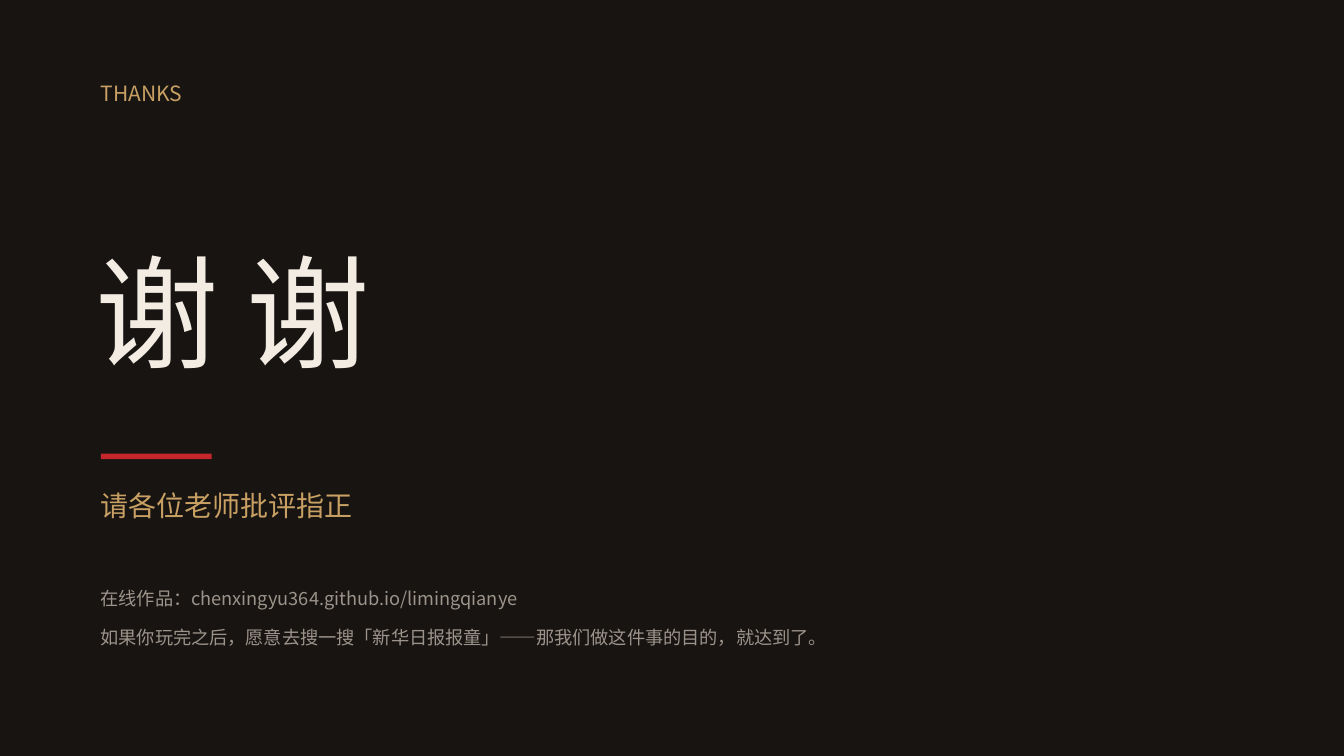
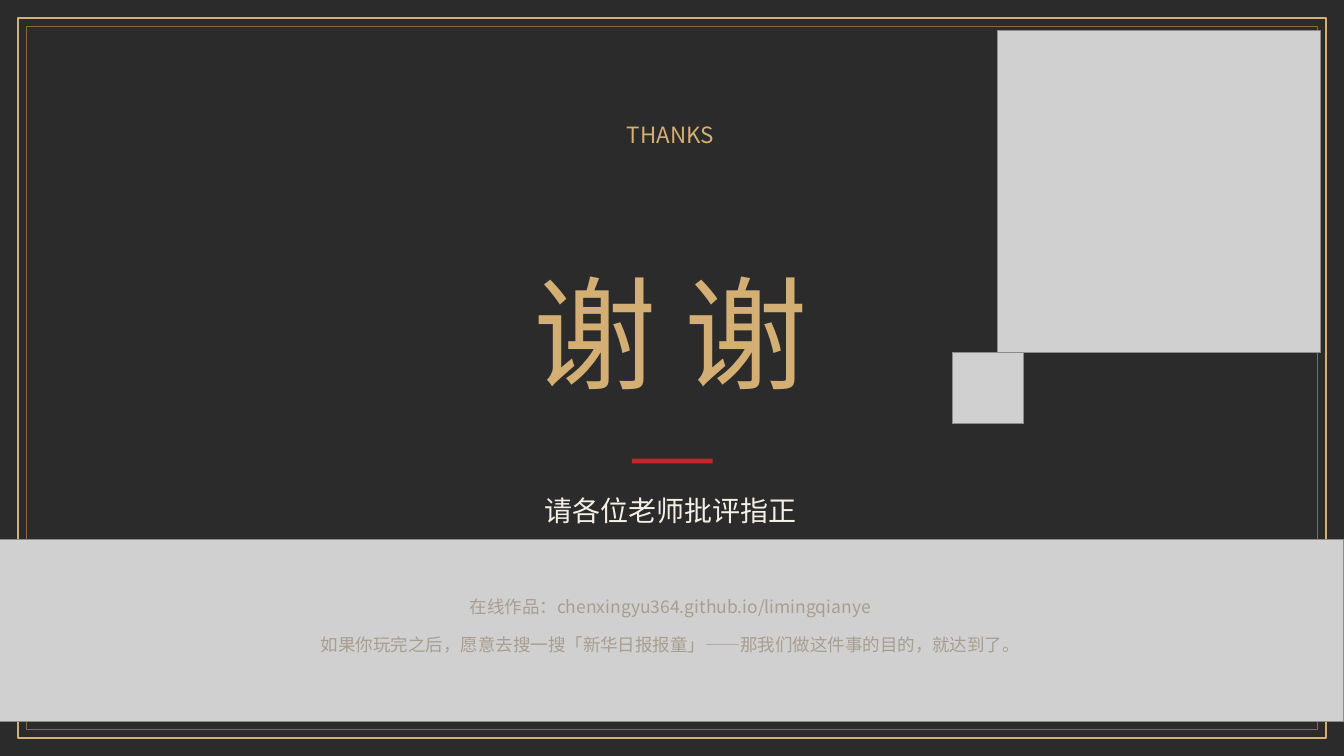
Before and after one commit to chenxingyu364/limingqianye, a slide deck: slide 10 of materials/defense-ppt.pptx. Drawn at 1344x756 pixels with LibreOffice and Linux fonts; fonts in the diff are those of the drawing; grey boxes stand for pictures; background and template pictures are left out; a plain dark background stands for a picture behind light text. Boxes give left, top, right and bottom in pixels: in the first picture for what was removed or moved away, otherwise in the second. Text is boxed around its words. In the diff, an @@ line names an element or a change of style, - is before the commit and + after.

```diff
--- a/materials/defense-ppt.pptx
+++ b/materials/defense-ppt.pptx
@@ background #FFFFFF to picture (left out) @@
@@ rectangle: place and size @@
-rectangle at (0, 0, 1344, 756)
+rectangle at (18, 18, 1326, 738)
@@ rectangle at (18, 18, 1326, 738): fill #171412 to none; outline none to #D4AF74 1.1 pt @@
@@ rectangle added at (26, 26, 1318, 730), outline #8A6A3A 0.5 pt @@
@@ picture added at (998, 30, 1321, 353) @@
@@ text "THANKS": place and size @@
-text "THANKS" at (101, 85, 183, 101)
+text "THANKS" at (627, 126, 714, 144)
@@ text "THANKS" at (627, 126, 714, 144): size 15 to 16 pt, text colour #C9A063 to #D4AF74; alignment left to centre @@
@@ text "谢 谢": place and size @@
-text "谢 谢" at (96, 255, 369, 369)
+text "谢 谢" at (533, 276, 807, 389)
@@ text "谢 谢" at (533, 276, 807, 389): text colour #F2ECE3 to #D4AF74; alignment left to centre @@
@@ picture added at (953, 353, 1023, 423) @@
@@ rectangle removed at (101, 454, 212, 460) @@
@@ rectangle added at (632, 459, 713, 464), fill #C3272B @@
@@ text "请各位老师批评指正" at (544, 497, 796, 524): text colour #C9A063 to #F5EFE6; alignment left to centre @@
@@ picture added at (0, 539, 1344, 722) @@
@@ text "在线作品：chenxingyu364.github.io/limingqianye": place and size @@
-text "在线作品：chenxingyu364.github.io/limingqianye" at (101, 589, 827, 646)
+text "在线作品：chenxingyu364.github.io/limingqianye" at (321, 599, 1020, 652)
@@ text "在线作品：chenxingyu364.github.io/limingqianye" at (321, 599, 1020, 652): size 13 to 12.5 pt, text colour #9C948A to #A89E90; alignment left to centre @@
```
Also in this commit, not shown: 9 other slides changed.
